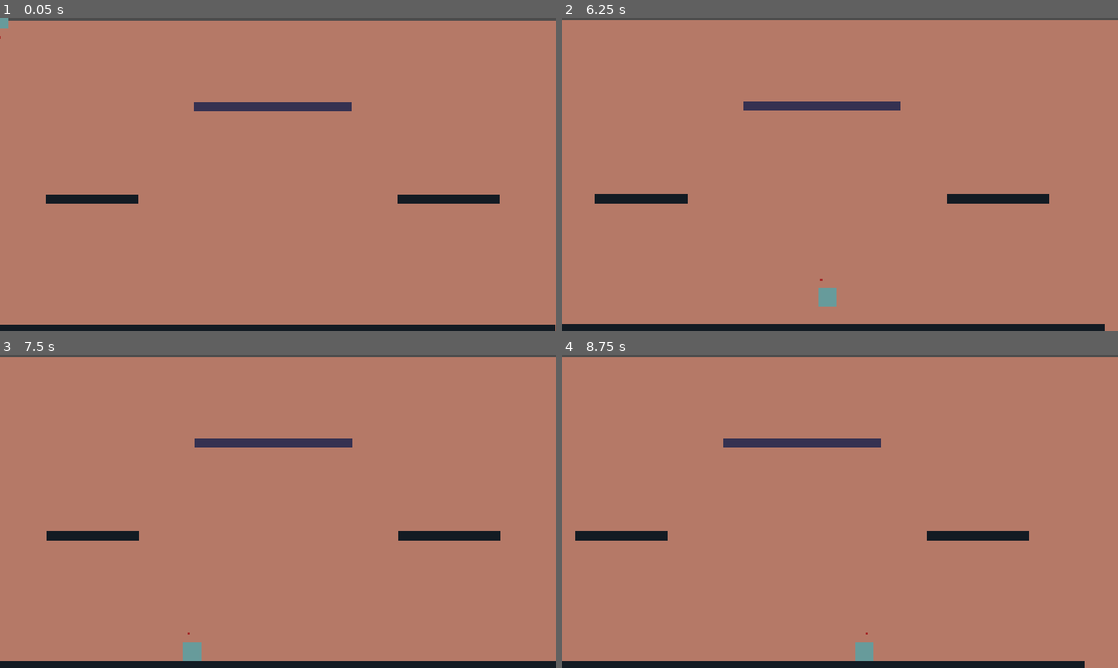
Above: before the commit, frames 1-4 (two rows, left to right).
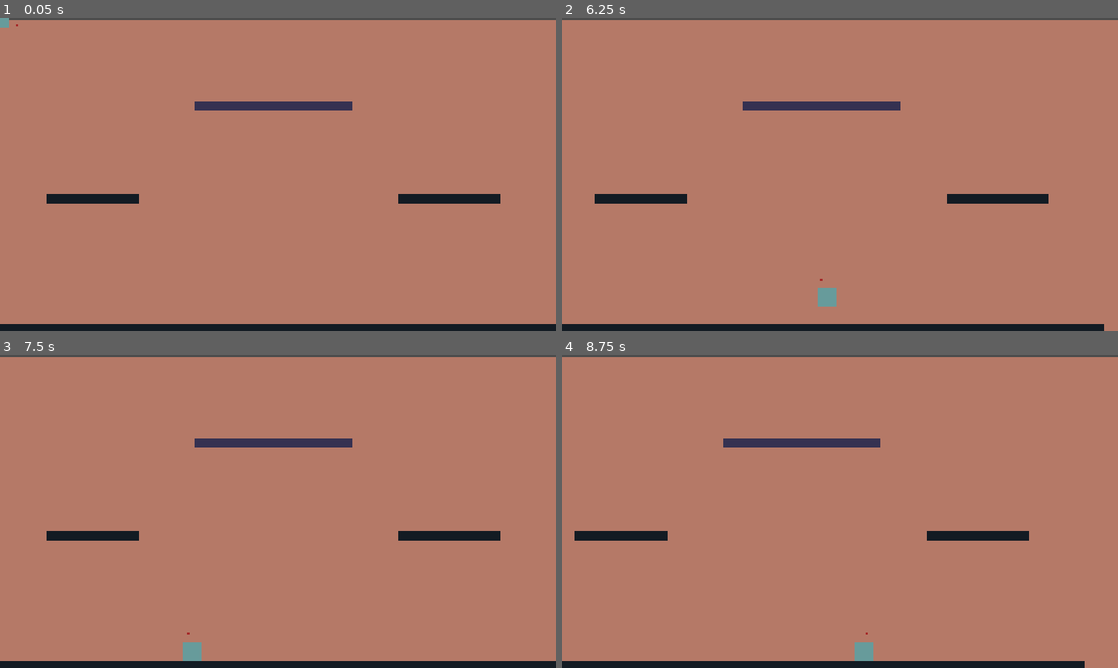
Above: after the commit, the same moments.

Repository: mightyminebuster/Github-GameOff-2020
Game: Godot game, scene res://Rooms/Demo1.tscn
Two runs of this game, one before a commit and one after it. Both use one fixed random seed, a clock stepped at 60 frames per second and the inputs below.
Inputs (mouse positions are in pixels of both pictures, inside the frame that each line leads up to):
- Up to frame 1 (0.05 s): no input
- Up to frame 2 (6.25 s): move the mouse to (962, 158) at 0.52 s; hold D (move_right) 0.53-2.03 s; tap Shift (dash) every 1.5 s from 0.6 to 5.1 s; tap Space (jump) at 0.77, 1.52, 3.02, 3.77, 4.52, 6.02 s; move the mouse to (728, 190) at 1.27 s; click (728, 190) at 1.35 s; move the mouse to (895, 105) at 2.02 s; hold A (move_left) 2.03-2.78 s; move the mouse to (812, 237) at 2.77 s; hold D (move_right) 2.78-4.28 s; click (812, 237) at 2.85 s; move the mouse to (1006, 221) at 3.52 s; move the mouse to (673, 127) at 4.27 s; hold A (move_left) 4.28-5.03 s; click (673, 127) at 4.35 s; move the mouse to (867, 174) at 5.02 s; hold D (move_right) 5.03-5.78 s; move the mouse to (756, 96) at 5.77 s; hold A (move_left) from 5.78 s (still down); click (756, 96) at 5.85 s
- Up to frame 3 (7.5 s): move the mouse to (400, 495) at 6.52 s; tap Shift (dash) at 6.6 s; tap Space (jump) at 6.77 s; move the mouse to (166, 527) at 7.27 s; release A (move_left) at 7.28 s; hold D (move_right) from 7.28 s (still down); click (166, 527) at 7.35 s
- Up to frame 4 (8.75 s): keep holding D (move_right); tap Space (jump) at 7.52 s; move the mouse to (895, 442) at 8.02 s; tap Shift (dash) at 8.1 s

The runs differ from the first frame. In frame 1, 0.7% of the frame differs, in the area x 0-100%, y 0-100%; in frame 2, less than 0.1%; in frame 3, less than 0.1%; in frame 4, less than 0.1%.

Commit message:
Fixed the bug where the checkpoint kills you

Diff:
--- a/SourceCode/Objects/Camera/Camera2D.gd
+++ b/SourceCode/Objects/Camera/Camera2D.gd
@@ -14,9 +14,11 @@
 var offset_shake_remaining: float = 0  #how much it shakes now
 
 func _ready() -> void:
+	smoothing_enabled = false #set position to check point position without smoothing
+	position = Globals.player_default_position
+	smoothing_enabled = true
+
 	randomize()
-
-	shake(10, 10)
 
 func _process(delta : float) -> void:
 	position = get_node(target_path).position
--- a/SourceCode/Objects/Pickups/CheckPoint/CheckPoint.gd
+++ b/SourceCode/Objects/Pickups/CheckPoint/CheckPoint.gd
@@ -1,5 +1,7 @@
 extends Area2D
 
-func _on_CheckPoint_area_entered(area):
+
+
+func _on_CheckPoint_body_entered(body):
 	Globals.player_default_position = position - Vector2(0, 64)
 	$FlagSprite.modulate = Color.green
--- a/SourceCode/Objects/Pickups/CheckPoint/CheckPoint.tscn
+++ b/SourceCode/Objects/Pickups/CheckPoint/CheckPoint.tscn
@@ -37,19 +37,19 @@
 
 [node name="CheckPoint" type="Area2D"]
 collision_layer = 2
-collision_mask = 8
+collision_mask = 4
 script = ExtResource( 2 )
 
 [node name="FlagPoleSprite" type="Sprite" parent="."]
 modulate = Color( 0.396078, 0.368627, 0.368627, 1 )
 position = Vector2( 4, -32 )
-scale = Vector2( 0.125, 0.901908 )
+scale = Vector2( 0.125, 0.918103 )
 texture = ExtResource( 1 )
 
 [node name="FlagSprite" type="Sprite" parent="."]
 modulate = Color( 0.854902, 0.141176, 0.141176, 1 )
 position = Vector2( 36, -48 )
-scale = Vector2( 0.831336, 0.5 )
+scale = Vector2( 0.842672, 0.5 )
 texture = ExtResource( 1 )
 
 [node name="AnimationPlayer" type="AnimationPlayer" parent="."]
@@ -59,4 +59,4 @@
 [node name="CollisionShape2D" type="CollisionShape2D" parent="."]
 position = Vector2( 16, -32 )
 shape = SubResource( 2 )
-[connection signal="area_entered" from="." to="." method="_on_CheckPoint_area_entered"]
+[connection signal="body_entered" from="." to="." method="_on_CheckPoint_body_entered"]
--- a/SourceCode/Objects/Player/Player.gd
+++ b/SourceCode/Objects/Player/Player.gd
@@ -56,6 +56,8 @@
 func _on_PlayerHitbox_body_entered(body):
 	set_state("die")
 
+func _ready():
+	position = Globals.player_default_position
 
 func _physics_process(delta : float) -> void:
 	print(velocity)
--- a/SourceCode/Rooms/Level-Industrial-1.tscn
+++ b/SourceCode/Rooms/Level-Industrial-1.tscn
@@ -47,42 +47,42 @@
 
 [node name="PendulumSaw" parent="." instance=ExtResource( 4 )]
 position = Vector2( 1450.17, 494.2 )
-rotation = 1.00021
+rotation = -1.40141
 rotation_type = "HalfRotation"
 offset = 295
 speed = 0.8
 
 [node name="PendulumSaw2" parent="." instance=ExtResource( 4 )]
 position = Vector2( 5526.75, 530.8 )
-rotation = 1.21623
+rotation = -1.50942
 rotation_type = "HalfRotation"
 offset = 389
 speed = 0.6
 
 [node name="PendulumSaw3" parent="." instance=ExtResource( 4 )]
 position = Vector2( 3846.35, 550 )
-rotation = 1.21623
+rotation = -1.50942
 rotation_type = "HalfRotation"
 offset = 407
 speed = 0.6
 
 [node name="PendulumSaw6" parent="." instance=ExtResource( 4 )]
 position = Vector2( 3846.35, 550 )
-rotation = -4.28445
+rotation = -2.48324
 rotation_type = "FullRotation"
 offset = 407
 speed = 0.8
 
 [node name="PendulumSaw4" parent="." instance=ExtResource( 4 )]
 position = Vector2( 7089.15, 256.8 )
-rotation = -1.32435
+rotation = -0.870676
 rotation_type = "HalfRotation"
 offset = 368
 speed = 0.5
 
 [node name="PendulumSaw5" parent="." instance=ExtResource( 4 )]
 position = Vector2( 1461.34, 708 )
-rotation = 1.21623
+rotation = -1.50942
 rotation_type = "HalfRotation"
 offset = 360
 speed = 0.6
--- a/SourceCode/Rooms/Level-Industrial-2.tscn
+++ b/SourceCode/Rooms/Level-Industrial-2.tscn
@@ -44,7 +44,7 @@
 
 [node name="PendulumSaw" parent="Obstacles" instance=ExtResource( 4 )]
 position = Vector2( 1017.17, 879.2 )
-rotation = -0.798438
+rotation = -1.5708
 scale = Vector2( 1, 1 )
 rotation_type = "HalfRotation"
 offset = 295
@@ -52,21 +52,21 @@
 
 [node name="PendulumSaw2" parent="Obstacles" instance=ExtResource( 4 )]
 position = Vector2( 5526.75, 530.8 )
-rotation = 0.0415781
+rotation = -0.961983
 rotation_type = "HalfRotation"
 offset = 389
 speed = 0.6
 
 [node name="PendulumSaw3" parent="Obstacles" instance=ExtResource( 4 )]
 position = Vector2( 4646.35, 386 )
-rotation = 0.0415781
+rotation = -0.961983
 rotation_type = "HalfRotation"
 offset = 407
 speed = 0.6
 
 [node name="PendulumSaw10" parent="Obstacles" instance=ExtResource( 4 )]
 position = Vector2( 4059.35, 538 )
-rotation = 1.1756
+rotation = 0.593679
 scale = Vector2( 1, 1 )
 rotation_type = "HalfRotation"
 offset = 407
@@ -74,98 +74,98 @@
 
 [node name="PendulumSaw6" parent="Obstacles" instance=ExtResource( 4 )]
 position = Vector2( 5144.35, 613 )
-rotation = -0.991527
+rotation = -1.97844
 rotation_type = "FullRotation"
 offset = 407
 speed = 0.8
 
 [node name="PendulumSaw4" parent="Obstacles" instance=ExtResource( 4 )]
 position = Vector2( 7089.15, 256.8 )
-rotation = -0.0465102
+rotation = -0.682057
 rotation_type = "FullRotation"
 offset = 368
 speed = 0.5
 
 [node name="PendulumSaw18" parent="Obstacles" instance=ExtResource( 4 )]
 position = Vector2( 7599.15, 797.8 )
-rotation = -0.37843
+rotation = -1.53815
 rotation_type = "HalfRotation"
 offset = 552
 speed = 0.7
 
 [node name="PendulumSaw12" parent="Obstacles" instance=ExtResource( 4 )]
 position = Vector2( 8872.15, 21.8 )
-rotation = 0.461585
+rotation = -0.38581
 rotation_type = "HalfRotation"
 offset = 368
 speed = 0.5
 
 [node name="PendulumSaw13" parent="Obstacles" instance=ExtResource( 4 )]
 position = Vector2( 9841.15, 902.8 )
-rotation = -0.676521
+rotation = -1.54632
 rotation_type = "FullRotation"
 offset = 268
 speed = 0.7
 
 [node name="PendulumSaw14" parent="Obstacles" instance=ExtResource( 4 )]
 position = Vector2( 10404.2, 541.8 )
-rotation = -2.4185
+rotation = -3.93599
 rotation_type = "FullRotation"
 offset = 145
 speed = 1.253
 
 [node name="PendulumSaw15" parent="Obstacles" instance=ExtResource( 4 )]
 position = Vector2( 11281.1, 659.8 )
-rotation = -2.25155
+rotation = -3.70696
 rotation_type = "FullRotation"
 offset = 145
 speed = 1.2
 
 [node name="PendulumSaw16" parent="Obstacles" instance=ExtResource( 4 )]
 position = Vector2( 11281.1, 659.8 )
-rotation = -2.56656
+rotation = -4.1391
 rotation_type = "FullRotation"
 offset = 145
 speed = 1.3
 
 [node name="PendulumSaw17" parent="Obstacles" instance=ExtResource( 4 )]
 position = Vector2( 11279.2, 658.8 )
-rotation = -1.93654
+rotation = -3.27484
 rotation_type = "FullRotation"
 offset = 145
 speed = 1.1
 
 [node name="PendulumSaw11" parent="Obstacles" instance=ExtResource( 4 )]
 position = Vector2( 6651.15, 789.8 )
-rotation = -1.62154
+rotation = -2.8427
 rotation_type = "FullRotation"
 offset = 99
 speed = 1.0
 
 [node name="PendulumSaw5" parent="Obstacles" instance=ExtResource( 4 )]
 position = Vector2( 1461.34, 707 )
-rotation = 0.0415781
+rotation = -0.961983
 rotation_type = "HalfRotation"
 offset = 360
 speed = 0.6
 
 [node name="PendulumSaw9" parent="Obstacles" instance=ExtResource( 4 )]
 position = Vector2( 2919.34, 64 )
-rotation = 0.0415781
+rotation = -0.961983
 rotation_type = "HalfRotation"
 offset = 196
 speed = 0.6
 
 [node name="PendulumSaw7" parent="Obstacles" instance=ExtResource( 4 )]
 position = Vector2( 1370.34, 168 )
-rotation = 0.268496
+rotation = -0.249928
 rotation_type = "FullRotation"
 offset = 360
 speed = 0.4
 
 [node name="PendulumSaw8" parent="Obstacles" instance=ExtResource( 4 )]
 position = Vector2( 2283.34, 335 )
-rotation = -0.147313
+rotation = -0.82034
 rotation_type = "FullRotation"
 offset = 360
 speed = 0.532
--- a/SourceCode/Rooms/Level-Industrial-3.tscn
+++ b/SourceCode/Rooms/Level-Industrial-3.tscn
@@ -50,147 +50,147 @@
 
 [node name="PendulumSaw" parent="." instance=ExtResource( 4 )]
 position = Vector2( 1678.17, 735.2 )
-rotation = -0.463897
+rotation = 0.82165
 rotation_type = "HalfRotation"
 offset = 295
 speed = 0.8
 
 [node name="PendulumSaw2" parent="." instance=ExtResource( 4 )]
 position = Vector2( 5237.75, 52.8 )
-rotation = -3.62612
+rotation = -4.34924
 rotation_type = "FullRotation"
 offset = 389
 speed = 0.6
 
 [node name="PendulumSaw3" parent="." instance=ExtResource( 4 )]
 position = Vector2( 3715.35, 355 )
-rotation = 1.06255
+rotation = 1.5708
 rotation_type = "HalfRotation"
 offset = 501
 speed = 0.508
 
 [node name="PendulumSaw10" parent="." instance=ExtResource( 4 )]
 position = Vector2( 2998.35, 422 )
-rotation = 0.17835
+rotation = -0.219365
 rotation_type = "FullRotation"
 offset = 407
 speed = 0.33
 
 [node name="PendulumSaw6" parent="." instance=ExtResource( 4 )]
 position = Vector2( 4886.35, 65.0001 )
-rotation = -3.18637
+rotation = -4.15053
 rotation_type = "FullRotation"
 offset = 407
 speed = 0.8
 
 [node name="PendulumSaw4" parent="." instance=ExtResource( 4 )]
 position = Vector2( 7502.15, 340.8 )
-rotation = -3.84617
+rotation = -4.44878
 rotation_type = "FullRotation"
 offset = 368
 speed = 0.5
 
 [node name="PendulumSaw18" parent="." instance=ExtResource( 4 )]
 position = Vector2( 7503.15, 340.8 )
-rotation = 0.415845
+rotation = 1.21932
 rotation_type = "HalfRotation"
 offset = 552
 speed = 0.5
 
 [node name="PendulumSaw12" parent="." instance=ExtResource( 4 )]
 position = Vector2( 8789.15, 17.8 )
-rotation = -3.84617
+rotation = -4.44878
 rotation_type = "FullRotation"
 offset = 368
 speed = 0.5
 
 [node name="PendulumSaw20" parent="." instance=ExtResource( 4 )]
 position = Vector2( 10343.2, 90.8 )
-rotation = 0.415845
+rotation = 1.21932
 rotation_type = "HalfRotation"
 offset = 368
 speed = 0.5
 
 [node name="PendulumSaw13" parent="." instance=ExtResource( 4 )]
 position = Vector2( 12735.2, 1086.8 )
-rotation = -3.40642
+rotation = -4.25006
 rotation_type = "FullRotation"
 offset = 268
 speed = 0.7
 
 [node name="PendulumSaw14" parent="." instance=ExtResource( 4 )]
 position = Vector2( 10163.2, 21.7999 )
-rotation = 0.762736
+rotation = -0.747381
 rotation_type = "FullRotation"
 offset = 145
 speed = 1.253
 
 [node name="PendulumSaw15" parent="." instance=ExtResource( 4 )]
 position = Vector2( 11196.1, 598.8 )
-rotation = -2.30688
+rotation = -3.75312
 rotation_type = "FullRotation"
 offset = 145
 speed = 1.2
 
 [node name="PendulumSaw16" parent="." instance=ExtResource( 4 )]
 position = Vector2( 11397.1, 605.8 )
-rotation = -2.08717
+rotation = -3.65394
 rotation_type = "FullRotation"
 offset = 145
 speed = 1.3
 
 [node name="PendulumSaw17" parent="." instance=ExtResource( 4 )]
 position = Vector2( 11303.2, 604.8 )
-rotation = -2.52693
+rotation = -3.85266
 rotation_type = "FullRotation"
 offset = 145
 speed = 1.1
 
 [node name="PendulumSaw11" parent="." instance=ExtResource( 4 )]
 position = Vector2( 5400.35, 940.8 )
-rotation = -2.74662
+rotation = -3.95182
 rotation_type = "FullRotation"
 offset = 99
 speed = 1.0
 
 [node name="PendulumSaw21" parent="." instance=ExtResource( 4 )]
 position = Vector2( 4884.15, 939.8 )
-rotation = -2.74662
+rotation = -3.95182
 rotation_type = "FullRotation"
 offset = 99
 speed = 1.0
 
 [node name="PendulumSaw19" parent="." instance=ExtResource( 4 )]
 position = Vector2( 7485.15, 1054.8 )
-rotation = -4.1793
+rotation = 0.995103
 rotation_type = "FullRotation"
 offset = 99
 speed = 0.92
 
 [node name="PendulumSaw5" parent="." instance=ExtResource( 4 )]
 position = Vector2( 1672.94, 738 )
-rotation = 0.122437
+rotation = 1.0866
 rotation_type = "HalfRotation"
 offset = 360
 speed = 0.6
 
 [node name="PendulumSaw9" parent="." instance=ExtResource( 4 )]
 position = Vector2( 2953.34, 312 )
-rotation = 0.122437
+rotation = 1.0866
 rotation_type = "HalfRotation"
 offset = 196
 speed = 0.6
 
 [node name="PendulumSaw7" parent="." instance=ExtResource( 4 )]
 position = Vector2( 2216.34, 211 )
-rotation = 0.708767
+rotation = 1.35154
 rotation_type = "HalfRotation"
 offset = 360
 speed = 0.4
 
 [node name="PendulumSaw8" parent="." instance=ExtResource( 4 )]
 position = Vector2( 616.34, 212 )
-rotation = 0.610535
+rotation = -0.755363
 rotation_type = "HalfRotation"
 offset = 192
 speed = 0.85
